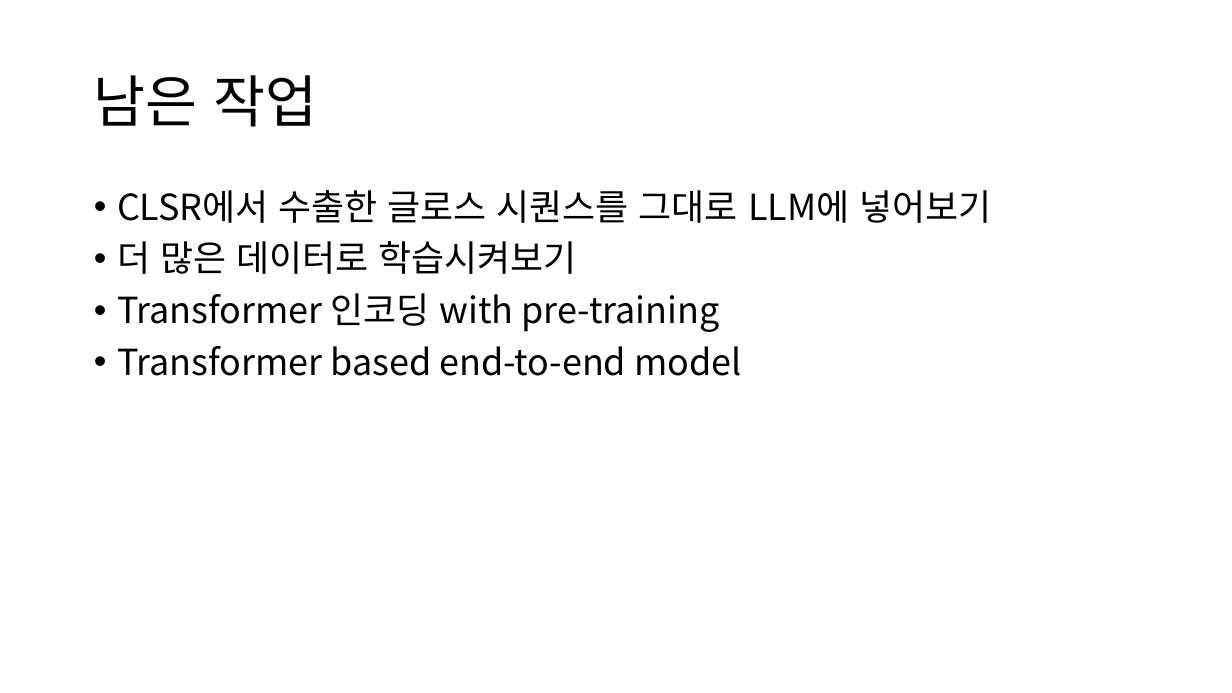
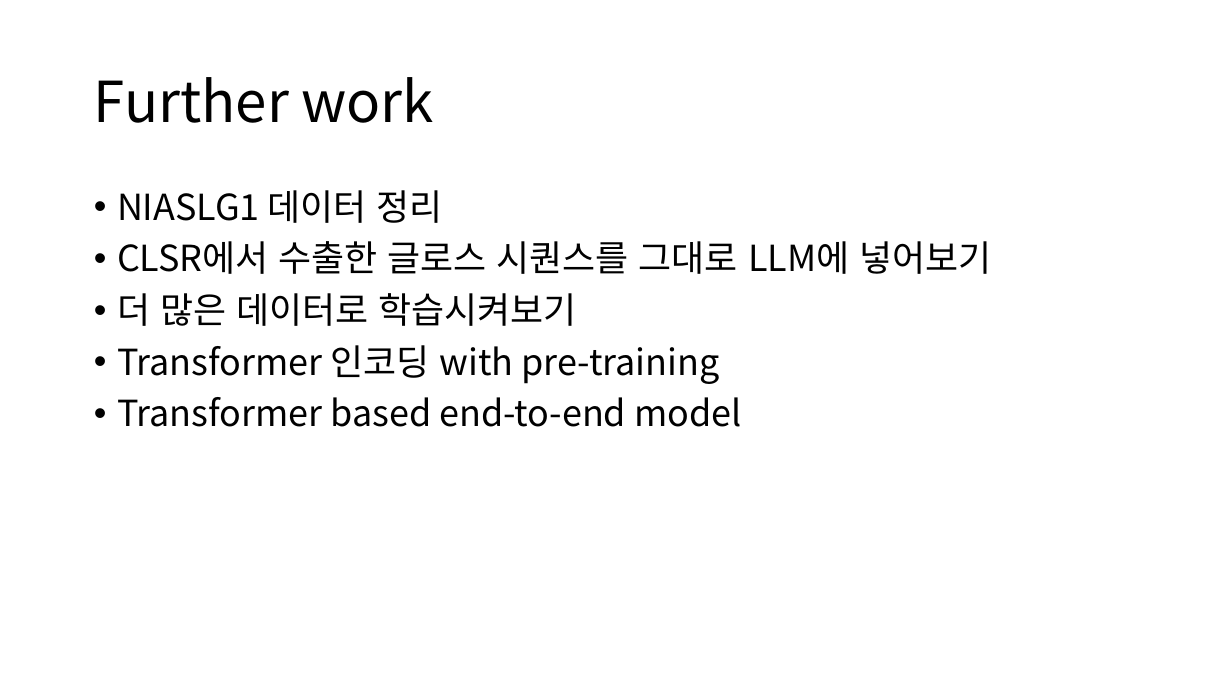
Before and after one commit to MKHC39/CYD-KSL-Translation, a slide deck: slide 20 of CYD정보기술 인턴십.pptx (slide 17 before the commit). Drawn at 1232x693 pixels with LibreOffice and Linux fonts; fonts in the diff are those of the drawing. Boxes give left, top, right and bottom in pixels: in the first picture for what was removed or moved away, otherwise in the second. Text is boxed around its words. In the diff, an @@ line names an element or a change of style, - is before the commit and + after.

```diff
--- a/CYD정보기술 인턴십.pptx
+++ b/CYD정보기술 인턴십.pptx
@@ title at [94,77,434,123]: text changed @@
-남은 작업
+Further work
@@ text at [117,190,443,223]: paragraph added @@
+• NIASLG1 데이터 정리
```
Also in this commit, not shown: 3 other slides changed, 5 slides added, 4 other files.
